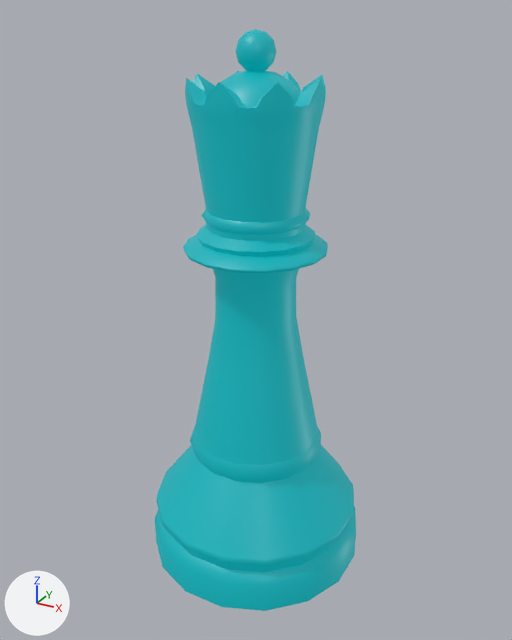
A saved change to the glTF model assets/toy/item-4-12.glb.
Rendered twice from a 50 mm lens placed at (0.136, -0.246, 0.239), pointed at (0.0, 0.0, 0.116). The axes (+X, +Y, +Z) are drawn at lower left. The lights are the same throughout. The picture after the commit comes second.

The first picture shows 'BlackQueen'.
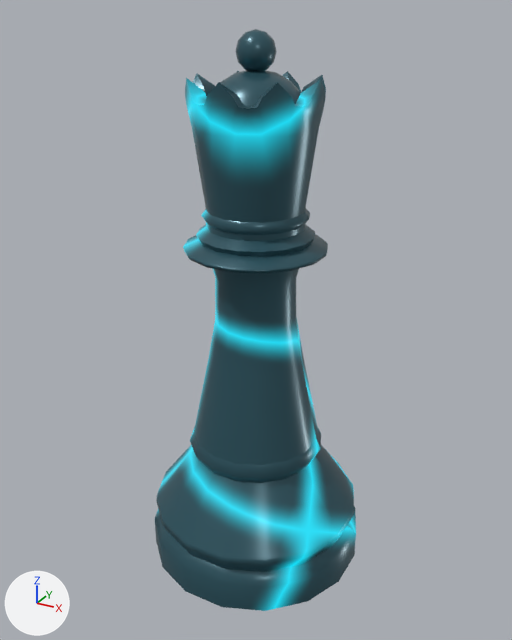
Where the change shows, as pixel boxes [x1, y1, x2, y2] in the pictures (512 x 640 px):
'BlackQueen', surface changed: [155, 29, 356, 611] in both

The change, as a diff of the scene's bpy script:
```diff
--- a/assets/toy/item-4-12.glb.py
+++ b/assets/toy/item-4-12.glb.py
@@ img_image_0 @@
+img_image_0 = load_image('Image_0', '_unpacked/Image_0', 64, 64, 'sRGB')
@@ mat_piece_4_12 @@
 n0 = _N.new('ShaderNodeBsdfPrincipled'); n0.name = 'Principled BSDF'
-n0.inputs[0].default_value = (0.0, 0.264, 0.294, 1.0)  # 'Base Color', cyan #008c94
-n0.inputs[2].default_value = 0.45  # 'Roughness'
-n0.inputs[27].default_value = (0.0, 0.183, 0.204, 1.0)  # 'Emission Color', cyan #00777d
-n0.inputs[28].default_value = 1.0  # 'Emission Strength'
+n0.inputs[0].default_value = (0.03, 0.1, 0.13, 1.0)  # 'Base Color', dark cyan #305965
+n0.inputs[1].default_value = 0.3  # 'Metallic'
+n0.inputs[2].default_value = 0.3  # 'Roughness'
+n0.inputs[28].default_value = 0.843  # 'Emission Strength'
 n1 = _N.new('ShaderNodeOutputMaterial'); n1.name = 'Material Output'
+n2 = _N.new('ShaderNodeTexImage'); n2.name = 'Image Texture'
+n2.image = img_image_0
 _L.new(n0.outputs[0], n1.inputs[0])  # 'BSDF' to 'Surface'
+_L.new(n2.outputs[0], n0.inputs[27])  # 'Color' to 'Emission Color'
```
